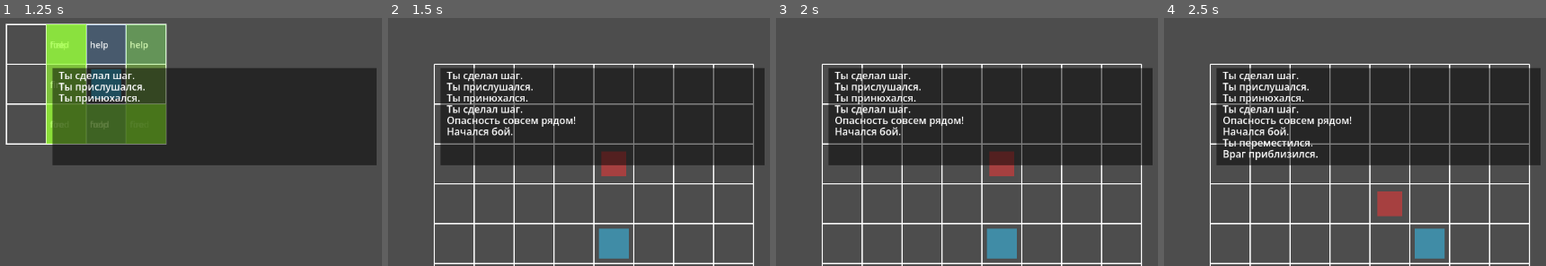
Above: before the commit, frames 1-4 (left to right).
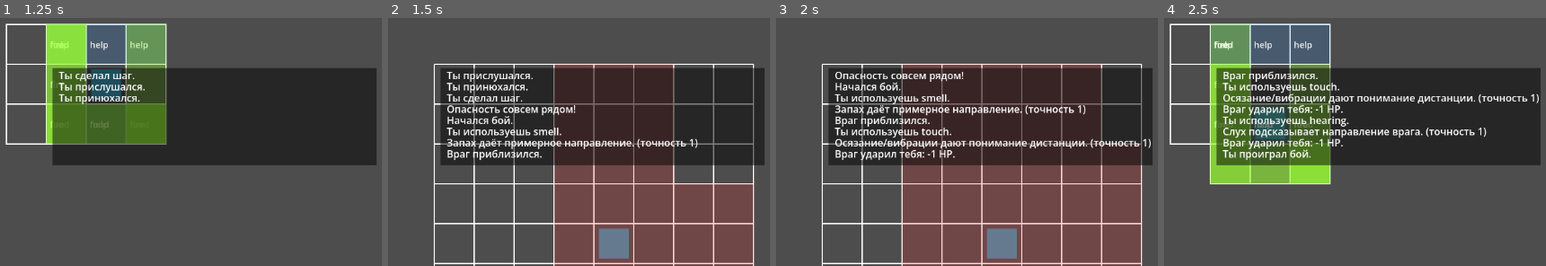
Above: after the commit, the same moments.

Repository: Anuar2004/Blind-Hunt
Game: Godot game, scene res://Main.tscn
The game is run twice, just before and just after one commit, with the same random seed, the same clock (stepped at 60 frames per second) and the same inputs.
Inputs:
- Up to frame 1 (1.25 s): tap Enter at 0.5 s; hold Right (ui_right) from 0.53 s (still down); hold 1 (sense_hearing, bound only after the commit) from 0.53 s (still down); tap 2 (sense_smell, bound only after the commit) at 0.8 s
- Up to frame 2 (1.5 s): tap Space (attack) at 1.25 s; release Right (ui_right) at 1.28 s; release 1 (sense_hearing, bound only after the commit) at 1.28 s; hold Down (ui_down) from 1.28 s (still down); tap 2 (sense_smell, bound only after the commit) at 1.35 s
- Up to frame 3 (2 s): keep holding Down (ui_down); tap 3 (sense_touch, bound only after the commit) at 1.55 s
- Up to frame 4 (2.5 s): tap Enter at 2 s; release Down (ui_down) at 2.03 s; hold Right (ui_right) from 2.03 s (still down); hold 3 (sense_touch, bound only after the commit) from 2.03 s (still down); tap 1 (sense_hearing, bound only after the commit) at 2.3 s

Frame 1 is identical in both runs. In frame 2, 24% of the frame differs, in the area x 15-96%, y 18-100%; in frame 3, 32%, in the area x 15-99%, y 18-100%; in frame 4, 27%.

Commit message:
Starting Combat System
Combat System with sense buttons involved into the combat, monsters' positions possible area recognition, narrowing and extension of these area after monster's movement

Diff:
--- a/combat_layer.gd
+++ b/combat_layer.gd
@@ -4,7 +4,6 @@
 @export var w := 8
 @export var h := 8
 
-# ВСЕ ДЛЯ ЧЕГО НУЖНА ТА НОДА - ОТРИСОВКА ПЕРСОНАЖА ПО ПОЗИЦИЯМ ИЗ МЕНЕДЖЕРА
 var combat_manager: CombatManager
 
 func _ready():
@@ -15,9 +14,6 @@
 
 	if not Session.log_changed.is_connected(queue_redraw):
 		Session.log_changed.connect(queue_redraw)
-
-	if not Session.session_loaded.is_connected(queue_redraw):
-		Session.session_loaded.connect(queue_redraw)
 
 	queue_redraw()
 
@@ -31,19 +27,34 @@
 	if combat_manager == null:
 		return
 
-	# Достаём позиции из CombatManager
+	# Игрок
 	var ppos: Vector2i = combat_manager.player_grid_pos
-	var epos: Vector2i = combat_manager.enemy_grid_pos
-
-	# Игрок
 	var pr = Rect2(Vector2(ppos.x * cell_size, ppos.y * cell_size) + Vector2(8, 8), Vector2(cell_size - 16, cell_size - 16))
 	draw_rect(pr, Color(0.2, 0.8, 1.0, 0.5), true)
 
-	# Враг
-	var er = Rect2(Vector2(epos.x * cell_size, epos.y * cell_size) + Vector2(12, 12), Vector2(cell_size - 24, cell_size - 24))
-	draw_rect(er, Color(1.0, 0.2, 0.2, 0.5), true)
+	# ✅ Враг НЕ показывается точно.
+	# Вместо этого показываем кандидатов:
+	_draw_enemy_candidates()
 
 	_draw_log_overlay()
+
+func _draw_enemy_candidates() -> void:
+	var candidates: Array = combat_manager.enemy_candidates
+	if candidates.is_empty():
+		return
+
+	# подсвечиваем клетки, где враг может быть
+	for p in candidates:
+		if typeof(p) != TYPE_VECTOR2I:
+			continue
+		var r := Rect2(Vector2(p.x * cell_size, p.y * cell_size), Vector2(cell_size, cell_size))
+		draw_rect(r, Color(1.0, 0.2, 0.2, 0.20), true)
+
+	# (опционально) если когда-нибудь будет enemy_revealed — покажем точную позицию
+	if combat_manager.enemy_revealed:
+		var epos: Vector2i = combat_manager.enemy_grid_pos
+		var er = Rect2(Vector2(epos.x * cell_size, epos.y * cell_size) + Vector2(12, 12), Vector2(cell_size - 24, cell_size - 24))
+		draw_rect(er, Color(1.0, 0.2, 0.2, 0.6), true)
 
 func _draw_log_overlay() -> void:
 	var font := ThemeDB.fallback_font
--- a/combat_manager.gd
+++ b/combat_manager.gd
@@ -21,7 +21,14 @@
 var _current_encounter: Dictionary = {}
 var _hp_at_start: int = 0
 
-@onready var combat_layer := get_parent() # CombatLayer
+@onready var combat_layer := get_parent() # CombatLayer (Node2D)
+
+# ------------------------------------------------------------
+# Fog-of-war по врагу
+# ------------------------------------------------------------
+var enemy_candidates: Array[Vector2i] = []   # клетки, где враг МОЖЕТ быть
+var enemy_revealed: bool = false             # если захочешь позже: показывать точную позицию
+var last_combat_sense_type: String = ""      # для UI/отладки
 
 func handle_player_input(event: InputEvent) -> void:
 	if not active:
@@ -34,6 +41,18 @@
 		_try_player_move(dir)
 		return
 
+	if event.is_action_pressed("sense_hearing"):
+		_use_combat_sense("hearing")
+		return
+
+	if event.is_action_pressed("sense_smell"):
+		_use_combat_sense("smell")
+		return
+
+	if event.is_action_pressed("sense_touch"):
+		_use_combat_sense("touch")
+		return
+
 	if event.is_action_pressed("attack"):
 		_try_player_attack()
 		return
@@ -47,6 +66,8 @@
 
 	active = true
 	phase = Phase.PLAYER_TURN
+	enemy_revealed = false
+	last_combat_sense_type = ""
 
 	var danger: int = int(encounter.get("danger", 1))
 	var enemy_pack: String = str(encounter.get("enemy_pack", "large_enemy"))
@@ -80,17 +101,10 @@
 		_:
 			enemy_hp = 2 + danger
 
-	_place_player()
+	# Инициализируем “неопределённость”
+	_reset_enemy_candidates()
 
 	Session.add_log("Начался бой.")
-	print("Combat started:",
-		"id=", encounter.get("encounter_id", ""),
-		" pack=", enemy_pack,
-		" danger=", danger,
-		" playerHP=", Session.player_hp,
-		" enemyHP=", enemy_hp
-	)
-
 	emit_signal("changed")
 
 # ------------------------------------------------------------
@@ -116,6 +130,176 @@
 
 	emit_signal("combat_finished", result)
 
+# ------------------------------------------------------------
+# Сенсы в бою (MVP)
+# ------------------------------------------------------------
+func _apply_initial_combat_senses() -> void:
+	var hearing_level := int(Session.skills.get("hearing", 1))
+	var smell_level := int(Session.skills.get("smell", 1))
+	# touch пока берём из "touch" (если появится) иначе fallback на "echo"
+	var touch_level := int(Session.skills.get("touch", Session.skills.get("echo", 1)))
+
+	Session.add_log("В бою ты пытаешься понять, где враг…")
+
+	_apply_sense("hearing", hearing_level)
+	_apply_sense("smell", smell_level)
+	_apply_sense("touch", touch_level)
+
+func _reset_enemy_candidates() -> void:
+	enemy_candidates.clear()
+	for y in range(H):
+		for x in range(W):
+			var p := Vector2i(x, y)
+			if p == player_grid_pos:
+				continue
+			enemy_candidates.append(p)
+
+func _apply_sense(sense_type: String, level: int) -> void:
+	last_combat_sense_type = sense_type
+
+	var sense_candidates := _get_candidates_for_sense(sense_type, level)
+
+	# Пересечение: оставляем только те клетки, которые согласуются с сенсом
+	var filtered: Array[Vector2i] = []
+	for p in enemy_candidates:
+		if sense_candidates.has(p):
+			filtered.append(p)
+
+	enemy_candidates = filtered
+
+	# гарантируем что настоящая позиция не исчезла из кандидатов (на случай краевых условий)
+	if not enemy_candidates.has(enemy_grid_pos):
+		enemy_candidates.append(enemy_grid_pos)
+
+	match sense_type:
+		"hearing":
+			Session.add_log("Слух подсказывает направление врага. (точность " + str(level) + ")")
+		"smell":
+			Session.add_log("Запах даёт примерное направление. (точность " + str(level) + ")")
+		"touch":
+			Session.add_log("Осязание/вибрации дают понимание дистанции. (точность " + str(level) + ")")
+		_:
+			Session.add_log("Чувство уточняет позицию врага.")
+
+func _get_candidates_for_sense(sense_type: String, level: int) -> Array[Vector2i]:
+	# Реальная “квантизованная” direction от игрока до врага (одна из 8)
+	var delta := enemy_grid_pos - player_grid_pos
+	var real_dir := Vector2i(sign(delta.x), sign(delta.y))
+	if real_dir == Vector2i.ZERO:
+		real_dir = Vector2i(1, 0) # теоретически не должно случиться
+
+	# level -> blur (как у тебя в overworld)
+	var spread := 3
+	match level:
+		1: spread = 3
+		2: spread = 2
+		3: spread = 0
+		_: spread = 0
+
+	var dirs := _get_blurred_dirs(real_dir, spread)
+
+	match sense_type:
+		"hearing":
+			# слух: “конус” по направлениям, дальность больше
+			return _cone_from_dirs(player_grid_pos, dirs, 5)
+		"smell":
+			# нюх: конус по направлениям, дальность меньше
+			return _cone_from_dirs(player_grid_pos, dirs, 4)
+		"touch":
+			# осязание: не направление, а “примерная дистанция”
+			# MVP: по уровню уточняем, близко ли враг
+			return _touch_band_candidates(player_grid_pos, enemy_grid_pos, level)
+		_:
+			return _cone_from_dirs(player_grid_pos, dirs, 4)
+
+func _cone_from_dirs(origin: Vector2i, dirs: Array, max_range: int) -> Array[Vector2i]:
+	# “Конус”: все клетки в указанных направлениях в пределах max_range
+	var out: Array[Vector2i] = []
+	for d in dirs:
+		for y in range(H):
+			for x in range(W):
+				var p := Vector2i(x, y)
+				if p == origin:
+					continue
+				if origin.distance_to(p) > float(max_range):
+					continue
+
+				var dd := p - origin
+				var sd := Vector2i(sign(dd.x), sign(dd.y))
+				if sd == d:
+					out.append(p)
+	return out
+
+func _touch_band_candidates(origin: Vector2i, enemy_pos: Vector2i, level: int) -> Array[Vector2i]:
+	# Осязание = “вибрации/шаги по полу” -> лучше даёт дистанцию, чем направление.
+	# MVP-идея:
+	# level 1: только "далеко/не очень" -> Chebyshev <= 3 или > 3
+	# level 2: Chebyshev <= 2 или > 2
+	# level 3+: почти точно: Chebyshev == реальная дистанция (в пределах 1-3), иначе >=4
+	var dist = max(abs(enemy_pos.x - origin.x), abs(enemy_pos.y - origin.y)) # Chebyshev
+
+	var candidates: Array[Vector2i] = []
+
+	var band_min := 1
+	var band_max := 3
+
+	if level <= 1:
+		# грубо: "в пределах 3" vs "дальше 3"
+		if dist <= 3:
+			band_min = 1
+			band_max = 3
+		else:
+			band_min = 4
+			band_max = 99
+	elif level == 2:
+		if dist <= 2:
+			band_min = 1
+			band_max = 2
+		else:
+			band_min = 3
+			band_max = 99
+	else:
+		# почти точно (в разумных пределах)
+		if dist <= 3:
+			band_min = dist
+			band_max = dist
+		else:
+			band_min = 4
+			band_max = 99
+
+	for y in range(H):
+		for x in range(W):
+			var p := Vector2i(x, y)
+			if p == origin:
+				continue
+			var d = max(abs(p.x - origin.x), abs(p.y - origin.y))
+			if d >= band_min and d <= band_max:
+				candidates.append(p)
+
+	return candidates
+
+func _get_blurred_dirs(real_dir: Vector2i, spread: int) -> Array:
+	if spread <= 0:
+		return [real_dir]
+
+	var dirs := [real_dir]
+	var possible := [
+		Vector2i(-1,-1), Vector2i(0,-1), Vector2i(1,-1),
+		Vector2i(-1, 0),               Vector2i(1, 0),
+		Vector2i(-1, 1), Vector2i(0, 1), Vector2i(1, 1),
+	].duplicate()
+
+	possible.erase(real_dir)
+	possible.shuffle()
+
+	for i in range(min(spread, possible.size())):
+		dirs.append(possible[i])
+
+	return dirs
+
+# ------------------------------------------------------------
+# Бой
+# ------------------------------------------------------------
 func _dir_from_input(event: InputEvent) -> Vector2i:
 	if event.is_action_pressed("ui_up"): return Vector2i(0, -1)
 	if event.is_action_pressed("ui_down"): return Vector2i(0, 1)
@@ -127,26 +311,25 @@
 	var np = player_grid_pos + dir
 	if not _in_bounds(np):
 		return
+	# запрет встать на врага (даже если игрок его “не видит”)
 	if np == enemy_grid_pos:
 		return
 
 	player_grid_pos = np
-	_place_player()
 	Session.add_log("Ты переместился.")
 	_end_player_turn()
 	emit_signal("changed")
 
 func _try_player_attack() -> void:
+	# атака если враг рядом (MVP 4-соседство)
 	var dist = (enemy_grid_pos - player_grid_pos).abs()
 	var is_adjacent = (dist.x + dist.y) == 1
 	if not is_adjacent:
-		Session.add_log("Враг слишком далеко.")
-		print("No enemy in range")
+		Session.add_log("Удар прошёл в пустоту.")
 		return
 
 	enemy_hp -= 1
-	Session.add_log("Ты ударил врага.")
-	print("Hit! Enemy HP:", enemy_hp)
+	Session.add_log("Ты попал по врагу!")
 
 	if enemy_hp <= 0:
 		Session.add_log("Враг повержен.")
@@ -169,7 +352,6 @@
 	if is_adjacent:
 		Session.player_hp -= 1
 		Session.add_log("Враг ударил тебя: -1 HP.")
-		print("Enemy hits! Player HP:", Session.player_hp)
 		if Session.player_hp <= 0:
 			end_combat(false)
 			return
@@ -179,10 +361,12 @@
 		if np != player_grid_pos and _in_bounds(np):
 			enemy_grid_pos = np
 			Session.add_log("Враг приблизился.")
-			print("Enemy moves to:", enemy_grid_pos)
+
+	# Важно: враг двинулся -> обновляем “кандидатов” грубо:
+	# MVP: просто оставим как есть. (Позже можно расширить: “движение расширяет неопределённость”.)
 
 	phase = Phase.PLAYER_TURN
-	print("PLAYER TURN")
+	_expand_uncertainty()
 	emit_signal("changed")
 
 func _step_towards(from: Vector2i, to: Vector2i) -> Vector2i:
@@ -196,10 +380,29 @@
 func _in_bounds(p: Vector2i) -> bool:
 	return p.x >= 0 and p.x < W and p.y >= 0 and p.y < H
 
-func _place_player() -> void:
-	var player = get_tree().get_first_node_in_group("player")
-	if player:
-		player.position = combat_layer.position + Vector2(
-			player_grid_pos.x * CELL_SIZE + CELL_SIZE/2,
-			player_grid_pos.y * CELL_SIZE + CELL_SIZE/2
-		)
+func _use_combat_sense(sense_type: String) -> void:
+	if not active or phase != Phase.PLAYER_TURN:
+		return
+
+	var level := int(Session.skills.get(sense_type, 1))
+
+	Session.add_log("Ты используешь " + sense_type + ".")
+
+	_apply_sense(sense_type, level)
+
+	# Сенс тратит ход
+	_end_player_turn()
+
+	emit_signal("changed")
+
+func _expand_uncertainty() -> void:
+	var expanded: Array[Vector2i] = []
+
+	for p in enemy_candidates:
+		for dx in range(-1, 2):
+			for dy in range(-1, 2):
+				var np = Vector2i(p.x + dx, p.y + dy)
+				if _in_bounds(np) and not expanded.has(np):
+					expanded.append(np)
+
+	enemy_candidates = expanded
--- a/project.godot
+++ b/project.godot
@@ -36,6 +36,21 @@
 "events": [Object(InputEventKey,"resource_local_to_scene":false,"resource_name":"","device":-1,"window_id":0,"alt_press …(191 unchanged characters)…
 ]
 }
+sense_hearing={
+"deadzone": 0.2,
+"events": [Object(InputEventKey,"resource_local_to_scene":false,"resource_name":"","device":-1,"window_id":0,"alt_pressed":false,"shift_pressed":false,"ctrl_pressed":false,"meta_pressed":false,"pressed":false,"keycode":0,"physical_keycode":49,"key_label":0,"unicode":49,"location":0,"echo":false,"script":null)
+]
+}
+sense_smell={
+"deadzone": 0.2,
+"events": [Object(InputEventKey,"resource_local_to_scene":false,"resource_name":"","device":-1,"window_id":0,"alt_pressed":false,"shift_pressed":false,"ctrl_pressed":false,"meta_pressed":false,"pressed":false,"keycode":0,"physical_keycode":50,"key_label":0,"unicode":50,"location":0,"echo":false,"script":null)
+]
+}
+sense_touch={
+"deadzone": 0.2,
+"events": [Object(InputEventKey,"resource_local_to_scene":false,"resource_name":"","device":-1,"window_id":0,"alt_pressed":false,"shift_pressed":false,"ctrl_pressed":false,"meta_pressed":false,"pressed":false,"keycode":0,"physical_keycode":51,"key_label":0,"unicode":51,"location":0,"echo":false,"script":null)
+]
+}
 
 [physics]
 
